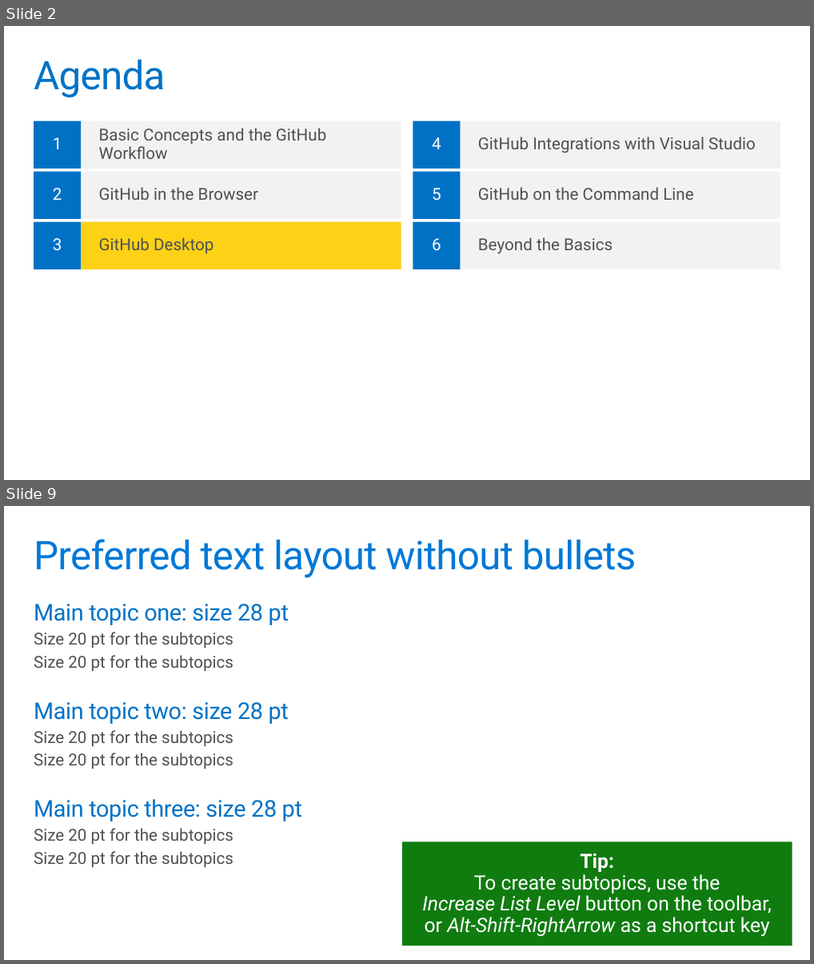
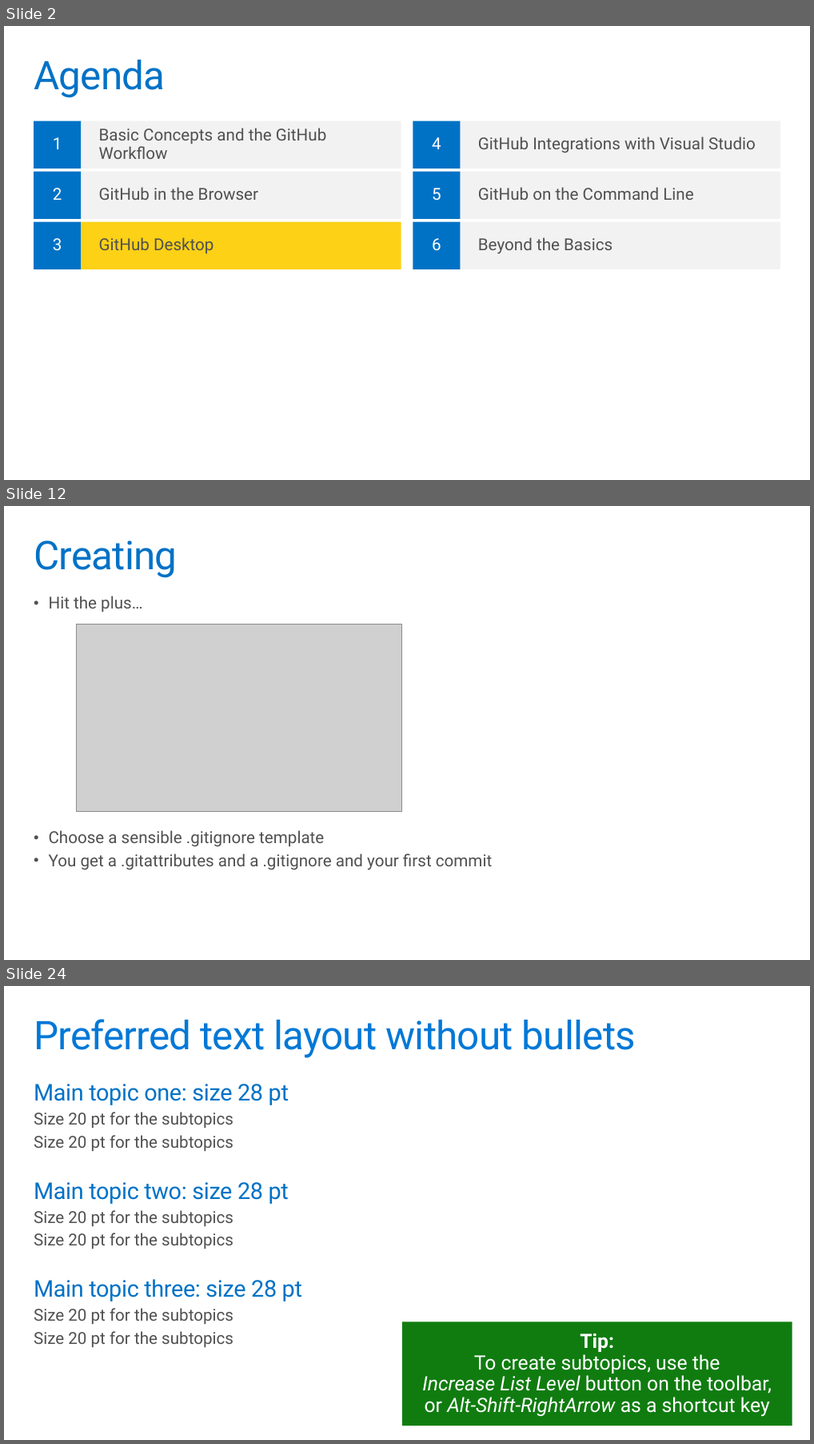
Before and after one commit to codefoster/gh-ms-mva, a slide deck: slides/m3.pptx. Shown one above the other, each under a label of ours: slides 2 and 9 before the commit, slides 2, 12 and 24 after it; the slides between them are not shown. The pictures are 814x964 and 814x1444 pixels, drawn with LibreOffice and Linux fonts; fonts in the diff are those of the drawing; grey boxes stand for pictures; background and template pictures are left out. Boxes give left, top, right and bottom in pixels: in the first picture for what was removed or moved away, otherwise in the second. Text is boxed around its words. In the diff, an @@ line names an element or a change of style, - is before the commit and + after.

```diff
--- a/slides/m3.pptx
+++ b/slides/m3.pptx
@@ slide 12 added at <box>4,506,810,960</box>, background #FFFFFF @@
@@ title added at <box>34,540,178,578</box>, 48 pt, text #0072C6 @@
+Creating
@@ text added at <box>49,596,142,612</box>, 20 pt, text #505050 @@
+• Hit the plus…
@@ picture added at <box>76,624,402,811</box> @@
@@ text added at <box>49,830,492,870</box>, 20 pt, text #505050 @@
+• Choose a sensible .gitignore template
+• You get a .gitattributes and a .gitignore and your first commit
@@ what was slide 9 is now slide 24 @@
```
Also in this commit, not shown: 7 slides changed, 14 other slides added.
